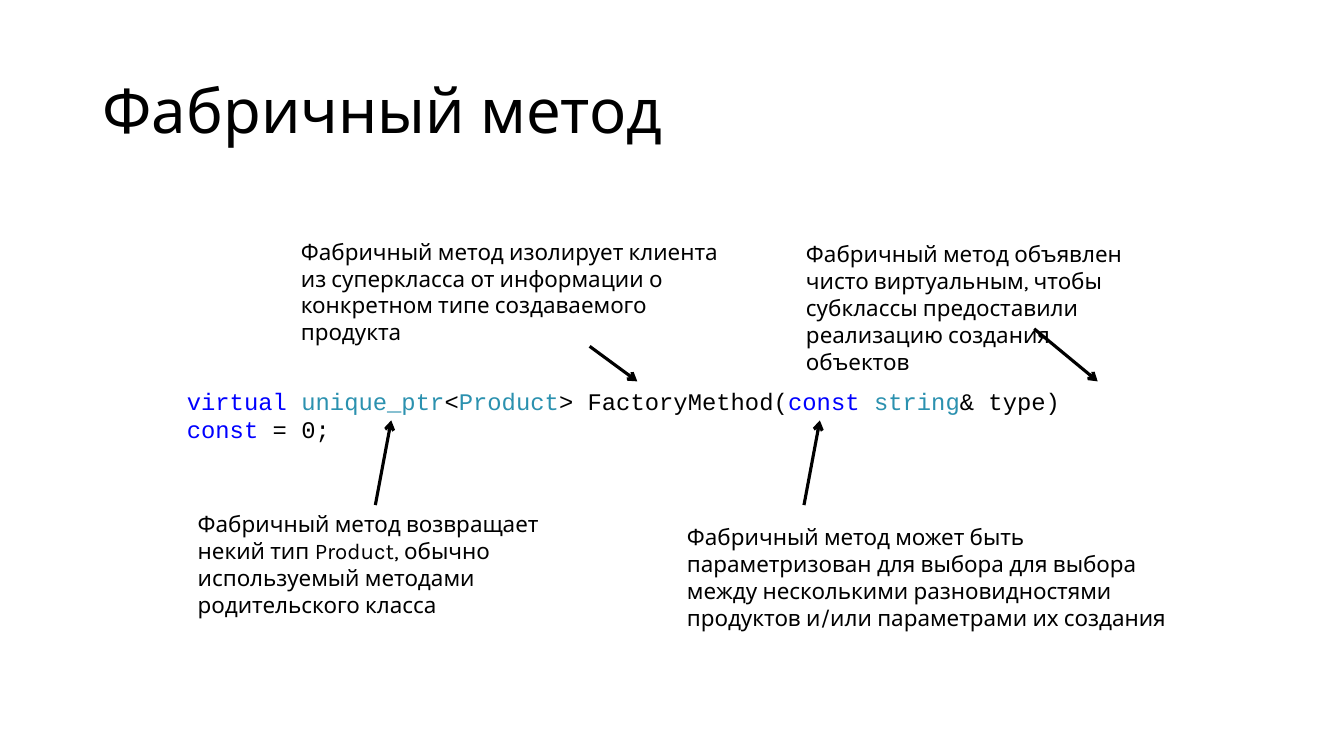
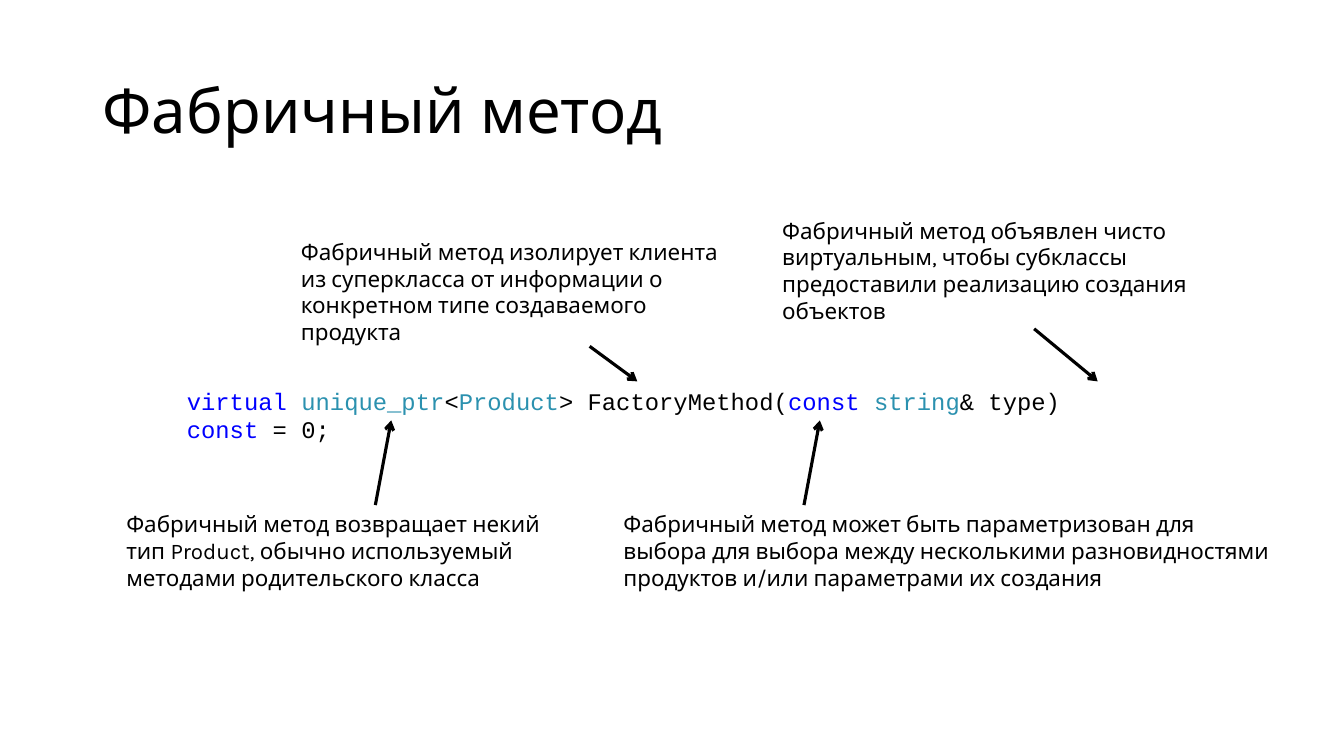
Before and after one commit to alexey-malov/ood, a slide deck: slide 25 of lectures/04.factory/factory.pptx. Drawn at 1344x756 pixels with LibreOffice and Linux fonts; fonts in the diff are those of the drawing. Boxes give left, top, right and bottom in pixels: in the first picture for what was removed or moved away, otherwise in the second. Text is boxed around its words. In the diff, an @@ line names an element or a change of style, - is before the commit and + after.

```diff
--- a/lectures/04.factory/factory.pptx
+++ b/lectures/04.factory/factory.pptx
@@ text "Фабричный метод объявлен чисто виртуальным, ..." rewrapped from [806,245,1122,348] to [782,222,1187,298] @@
@@ text "Фабричный метод возвращает некий тип ..." rewrapped from [198,515,538,618] to [126,515,539,591] @@
@@ text "Фабричный метод может быть параметризован ..." rewrapped from [687,528,1166,632] to [623,515,1269,591] @@
```
Also in this commit, not shown: 8 other slides changed, 4 other files.
